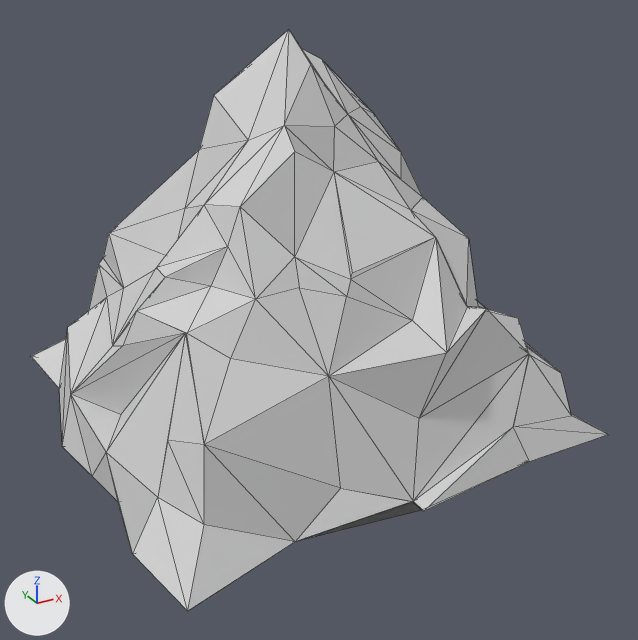
A saved change to the glTF model 3d/Mountain.glb.
Camera for both pictures: a 50 mm lens placed at (-1.68, -3.34, 2.0), pointed at (0.02, -0.25, 0.46). The lights are fixed; the arrows at lower left show +X, +Y and +Z. Mesh edges are drawn as thin lines. Vertices at the same position are counted once.
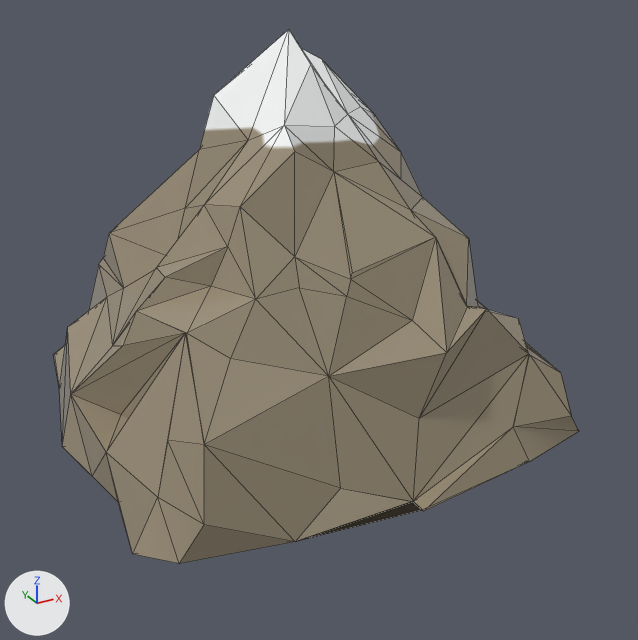
Location of each change, [x1, y1, x2, y2] in pixels of the pictures (638 x 640 px; the box of a moved part takes in the faces that stretch with it):
'Cube_0', surface changed, reshaped (grey to brown, 9% narrower, 8% shorter)
    before: [30, 30, 609, 611]
    after: [53, 30, 579, 564]
part 1 of me_cube_0, moved or reshaped
    before: [30, 339, 66, 388]
    after: [53, 345, 65, 388]
part 2 of me_cube_0, moved or reshaped
    before: [514, 414, 609, 461]
    after: [514, 416, 579, 461]
part 3 of me_cube_0, moved or reshaped
    before: [133, 497, 294, 611]
    after: [133, 497, 294, 564]

Patch to the scene script:
```diff
--- a/3d/Mountain.glb.py
+++ b/3d/Mountain.glb.py
@@ img_mountaintexture @@
+img_mountaintexture = load_image('mountaintexture', '_unpacked/mountaintexture', 128, 128, 'sRGB')
@@ mat_material_001 @@
 mat_material_001 = principled_material('Material.001')
-mat_material_001.base_color = (0.64, 0.64, 0.64)  # light grey #d1d1d1
-mat_material_001.roughness = 0.6
+mat_material_001.texture = img_mountaintexture
+mat_material_001.roughness = 0.0
@@ me_cube_0 @@
 # used by ob_cube_0; location = (0.0, 0.0, 0.0)
-me_cube_0.from_pydata(...)  # 169 vertices, 332 faces; spans x -1.08..1.09, y -1.17..1.06, z 0.0..1.65
-me_cube_0.vertices[20].co = (-1.0, 0.97, 0.0)  # pixel (31, 356)
-me_cube_0.vertices[24].co = (-1.01, 0.97, 0.0)  # pixel (30, 356)
-me_cube_0.vertices[6].co = (1.02, -1.03, 0.0)  # pixel (608, 434)
-me_cube_0.vertices[13].co = (-0.98, -1.17, 0.0)  # pixel (187, 611)
+me_cube_0.from_pydata(...)  # 169 vertices, 332 faces; spans x -1.08..1.09, y -1.1..1.06, z 0.0..1.65
+# me_cube_0 part 1
+me_cube_0.vertices[20].co = (-0.89, 0.94, 0.0)  # pixel (54, 354)
+me_cube_0.vertices[24].co = (-0.9, 0.94, 0.0)  # pixel (53, 354)
+# me_cube_0 part 2
+me_cube_0.vertices[6].co = (0.93, -0.95, 0.0)  # pixel (579, 431)
+# me_cube_0 part 3
+me_cube_0.vertices[13].co = (-0.92, -0.94, 0.0)  # pixel (179, 563)
+# me_cube_0 part 4: texture (UV) coordinates changed
 me_cube_0.materials.append(mat_material_001)
```
